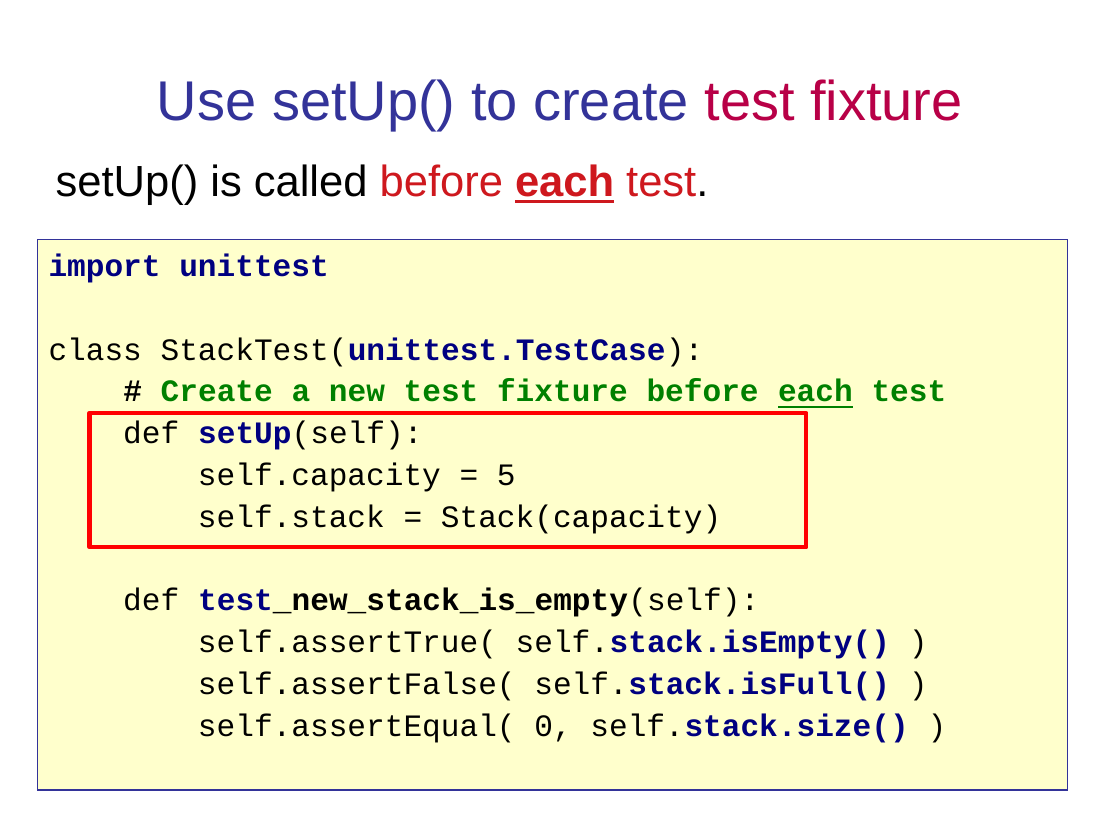
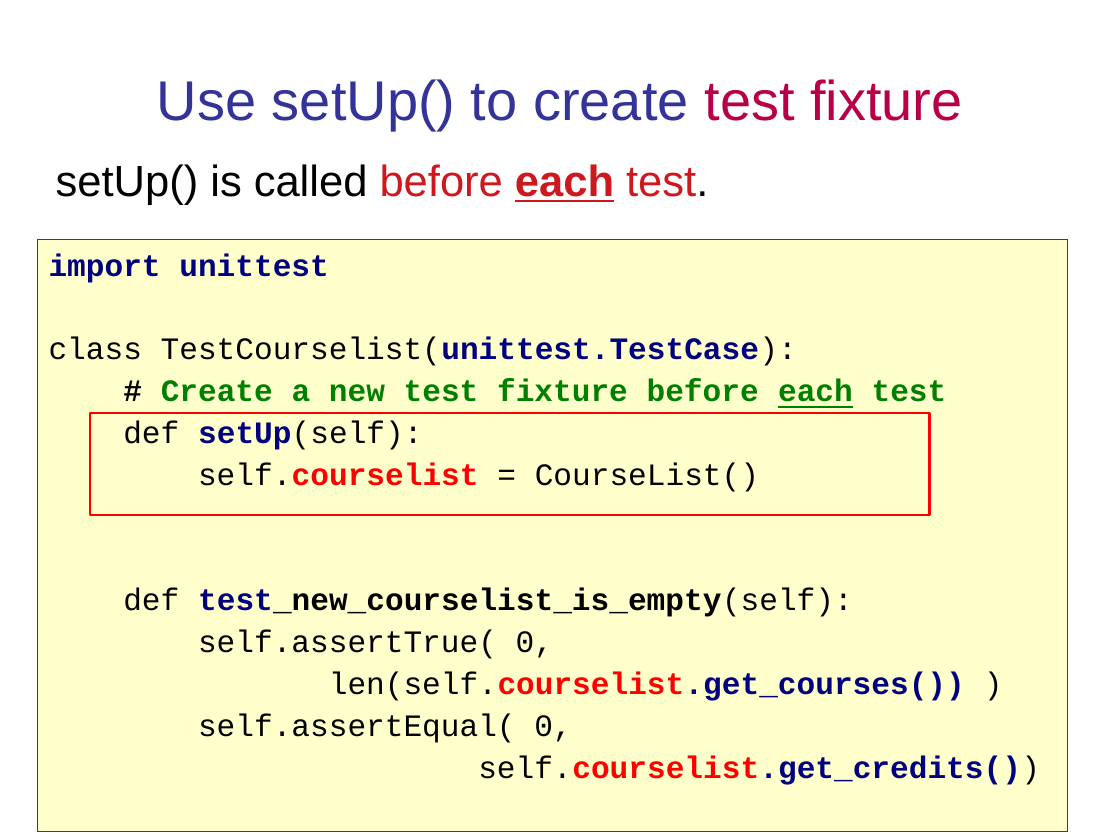
Before and after one commit to cpske/ISP, a slide deck: slide 30 of testing/Python-Unit-Testing.pptx (slide 32 before the commit). Drawn at 1120x840 pixels with LibreOffice and Linux fonts; fonts in the diff are those of the drawing. Boxes give left, top, right and bottom in pixels: in the first picture for what was removed or moved away, otherwise in the second. Text is boxed around its words. In the diff, an @@ line names an element or a change of style, - is before the commit and + after.

```diff
--- a/testing/Python-Unit-Testing.pptx
+++ b/testing/Python-Unit-Testing.pptx
@@ freeform shape "import unittest": place and size @@
-freeform shape "import unittest" at (38, 240, 1068, 790)
+freeform shape "import unittest" at (38, 240, 1068, 832)
@@ text in freeform shape at (49, 337, 797, 366): text changed @@
-class StackTest(unittest.TestCase):
+class TestCourselist(unittest.TestCase):
@@ rectangle: place and size @@
-rectangle at (90, 413, 806, 548)
+rectangle at (90, 413, 930, 515)
@@ rectangle at (90, 413, 930, 515): outline #FF0000 2.83 pt to #FF0000 1.42 pt @@
@@ text in freeform shape at (123, 462, 1040, 785): text changed; bold on @@
-self.capacity = 5
-self.stack = Stack(capacity)
-def test_new_stack_is_empty(self):
-self.assertTrue( self.stack.isEmpty() )
-self.assertFalse( self.stack.isFull() )
-self.assertEqual( 0, self.stack.size() )
+self.courselist = CourseList()
+def test_new_courselist_is_empty(self):
+self.assertTrue( 0,
+len(self.courselist.get_courses()) )
+self.assertEqual( 0,
+self.courselist.get_credits())
```
Also in this commit, not shown: 13 other slides changed, 3 slides added, 2 slides removed, 25 other files.
